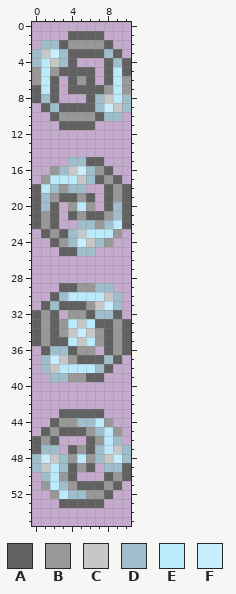
Two versions of one pixel-art sprite, AssetsRaw/Textures/Items/SoulofMech.png. Above: the version before the commit.
The file is 11x56 pixels. Colours within 5 levels of each other are drawn and written as one.
Palette (. is transparent): A #616161  B #979897  C #c7c7c7  D #9ebecb  E #baeafc  F #c8edfc
After the commit:
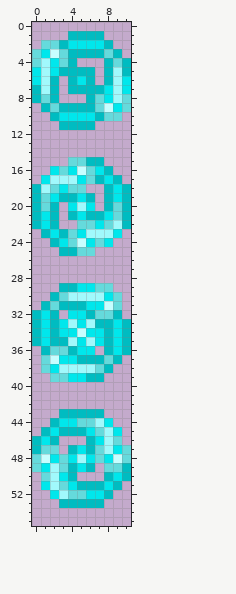
Change:
colour A: #616161 -> #00bcc1
colour B: #979897 -> #00e7ec
colour D: #9ebecb -> #65dadc
colour E: #baeafc -> #a1f9fc
colour F: #c8edfc -> #c7feff
y 3: x 1 C -> B
y 4: x 2 C -> B
y 8: x 8 C -> B
y 9: x 9 C -> B
y 16: x 4 C -> B
y 17: x 5 C -> B
y 23: x 5 C -> B
y 24: x 6 C -> B
y 30: x 8 C -> B
y 31: x 7 C -> B
y 33: x 5 C -> B
y 34: x 4 C -> B; x 6 C -> B
y 35: x 5 C -> B
y 37: x 3 C -> B
y 38: x 2 C -> B
y 47: x 9 C -> B
y 48: x 2 C -> B; x 8 C -> B
y 49: x 1 C -> B
Changed places in both pictures, as pixel boxes (x1, y1, x2, y2):
changed: (32, 31, 131, 130)
changed: (32, 157, 131, 508)
